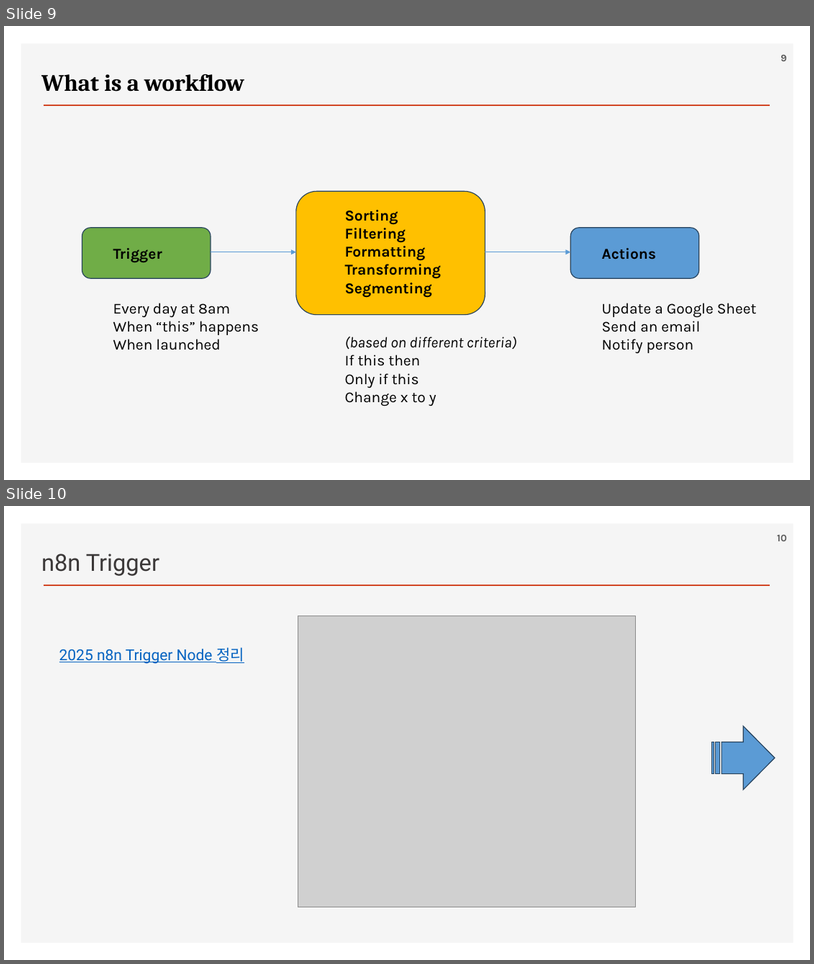
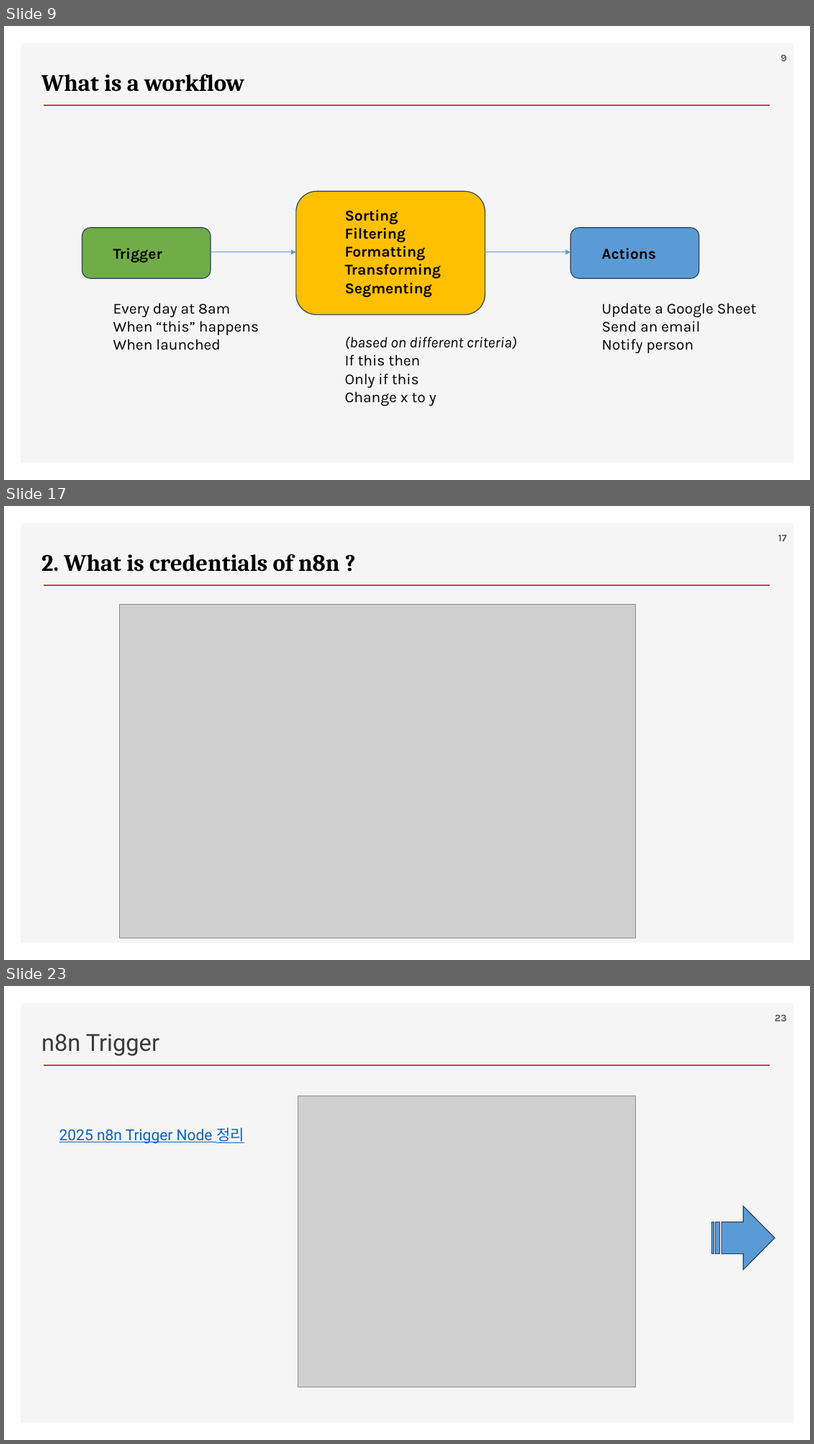
Before and after one commit to ancestor9/2026_Fall_AI-Workflow, a slide deck: PPTs/04_AI Workflow_n8n.pptx. Shown one above the other, each under a label of ours: slides 9 and 10 before the commit, slides 9, 17 and 23 after it; the slides between them are not shown. The pictures are 814x964 and 814x1444 pixels, drawn with LibreOffice and Linux fonts; fonts in the diff are those of the drawing; grey boxes stand for pictures; background and template pictures are left out. Boxes give left, top, right and bottom in pixels: in the first picture for what was removed or moved away, otherwise in the second. Text is boxed around its words. In the diff, an @@ line names an element or a change of style, - is before the commit and + after.

```diff
--- a/PPTs/04_AI Workflow_n8n.pptx
+++ b/PPTs/04_AI Workflow_n8n.pptx
@@ slide 17 added at [4, 506, 810, 960], background #FFFFFF; not listed: 2 template elements that a slide beside it also shows @@
@@ page number added at [779, 535, 787, 541], 12 pt, text #595959, bold @@
+17
@@ text added at [41, 554, 340, 572], 28 pt, text #000000, bold @@
+2. What is credentials of n8n ?
@@ picture added at [120, 604, 636, 937] @@
@@ what was slide 10 is now slide 23 @@
@@ page number at [775, 1015, 787, 1021]: text changed @@
-10
+23
```
Also in this commit, not shown: 1 slide changed, 14 other slides added.
